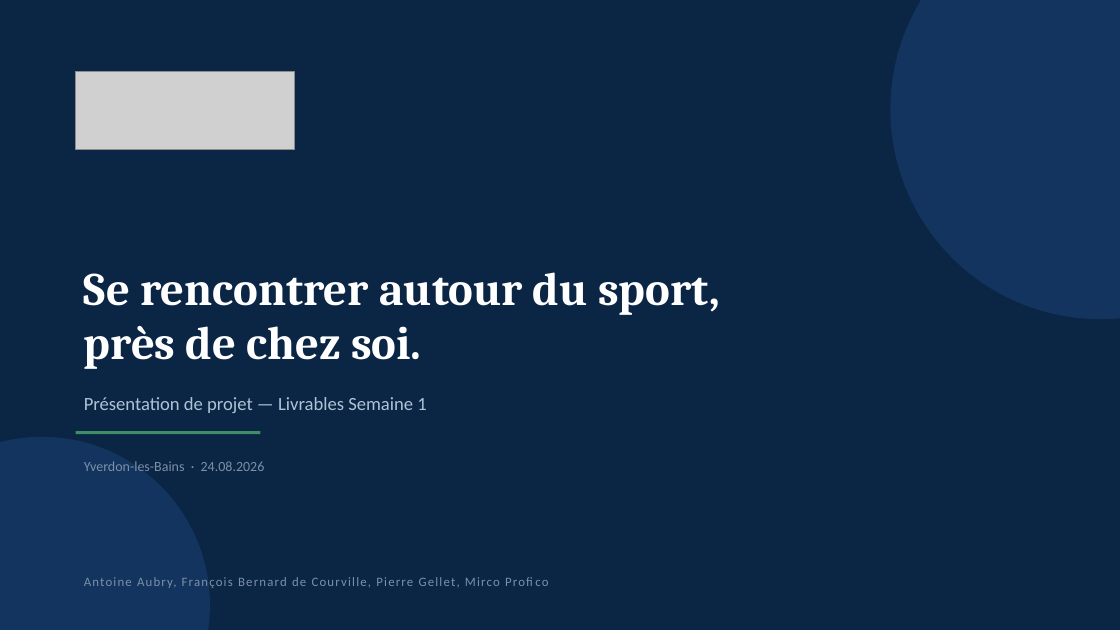
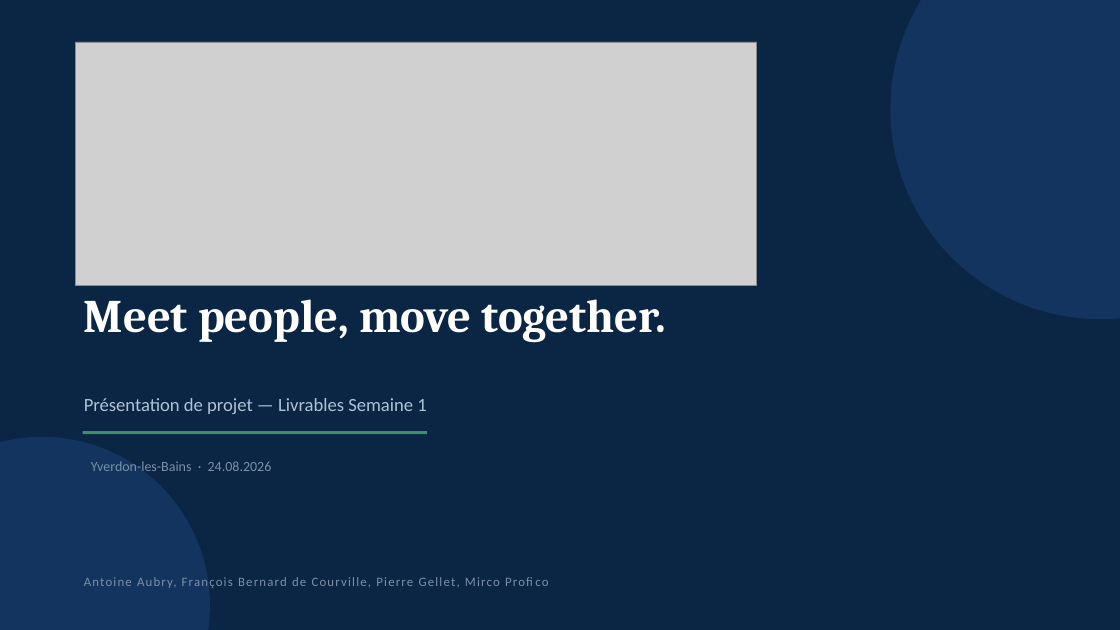
Before and after one commit to mircoprofico/FitMeet, a slide deck: slide 1 of presentation_w1/FitMeet_Presentation.pptx. Drawn at 1120x630 pixels with LibreOffice and Linux fonts; fonts in the diff are those of the drawing; grey boxes stand for pictures. Boxes give left, top, right and bottom in pixels: in the first picture for what was removed or moved away, otherwise in the second. Text is boxed around its words. In the diff, an @@ line names an element or a change of style, - is before the commit and + after.

```diff
--- a/presentation_w1/FitMeet_Presentation.pptx
+++ b/presentation_w1/FitMeet_Presentation.pptx
@@ picture: place and size @@
-picture at (76, 71, 294, 150)
+picture at (76, 42, 756, 286)
@@ text at (84, 299, 666, 342): text changed @@
-Se rencontrer autour du sport,
-près de chez soi.
+Meet people, move together.
@@ line moved from (76, 433) - (260, 433) to (82, 433) - (427, 433) @@
@@ text "Yverdon-les-Bains · 24.08.2026": place and size @@
-text "Yverdon-les-Bains · 24.08.2026" at (84, 461, 265, 471)
+text "Yverdon-les-Bains · 24.08.2026" at (91, 461, 272, 471)
```
Also in this commit, not shown: 9 other slides changed, 3 slides added, 6 slides removed, 4 other files.
